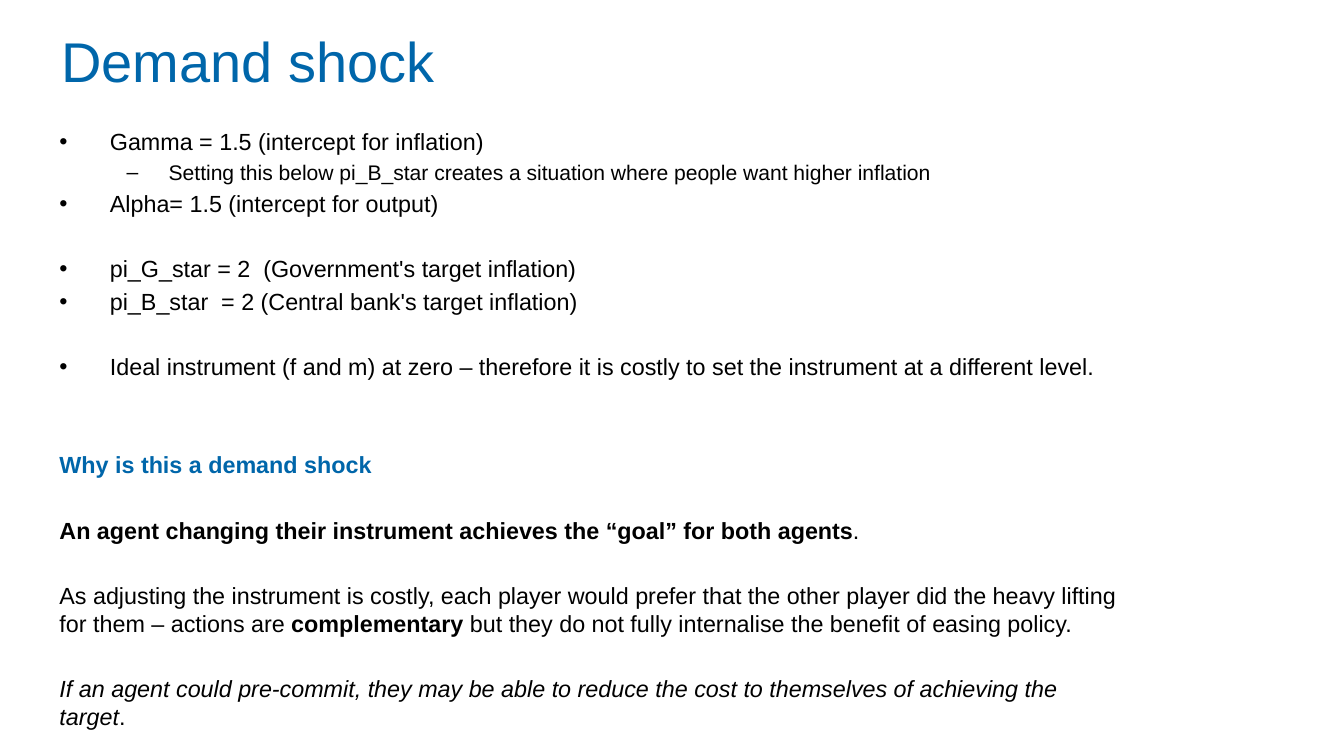
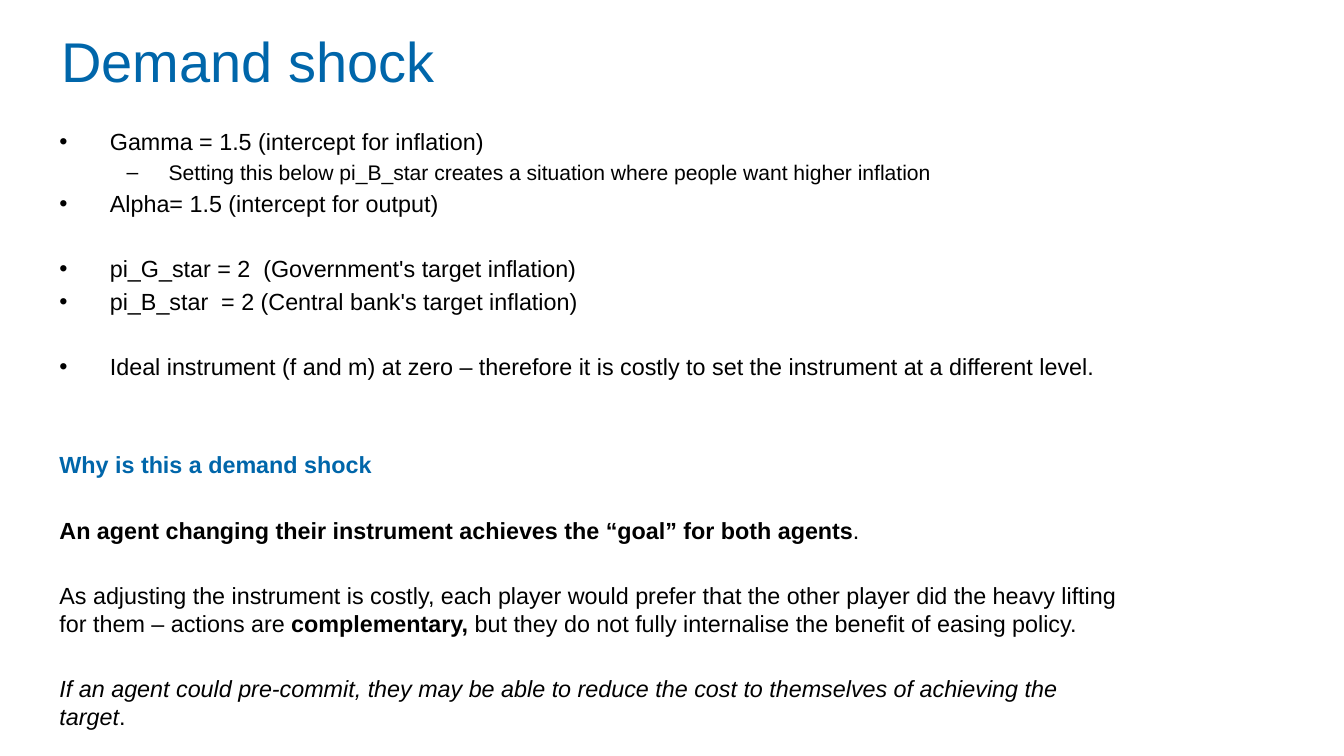
Before and after one commit to Zjub/TVHENZ, a slide deck: slide 14 of MF coordination/SI_game/Monetary and Fiscal Policy Coordination.pptx (slide 12 before the commit). Drawn at 1344x756 pixels with LibreOffice and Linux fonts; fonts in the diff are those of the drawing. Boxes give left, top, right and bottom in pixels: in the first picture for what was removed or moved away, otherwise in the second. Text is boxed around its words. In the diff, an @@ line names an element or a change of style, - is before the commit and + after.

```diff
--- a/MF coordination/SI_game/Monetary and Fiscal Policy Coordination.pptx
+++ b/MF coordination/SI_game/Monetary and Fiscal Policy Coordination.pptx
@@ text at (59, 587, 1115, 637): text changed @@
-As adjusting the instrument is costly, each player would prefer that the other player did the heavy lifting for them – actions are complementary but they do not fully internalise the benefit of easing policy.
+As adjusting the instrument is costly, each player would prefer that the other player did the heavy lifting for them – actions are complementary, but they do not fully internalise the benefit of easing policy.
```
Also in this commit, not shown: 5 other slides changed, 2 slides added, 5 other files.
